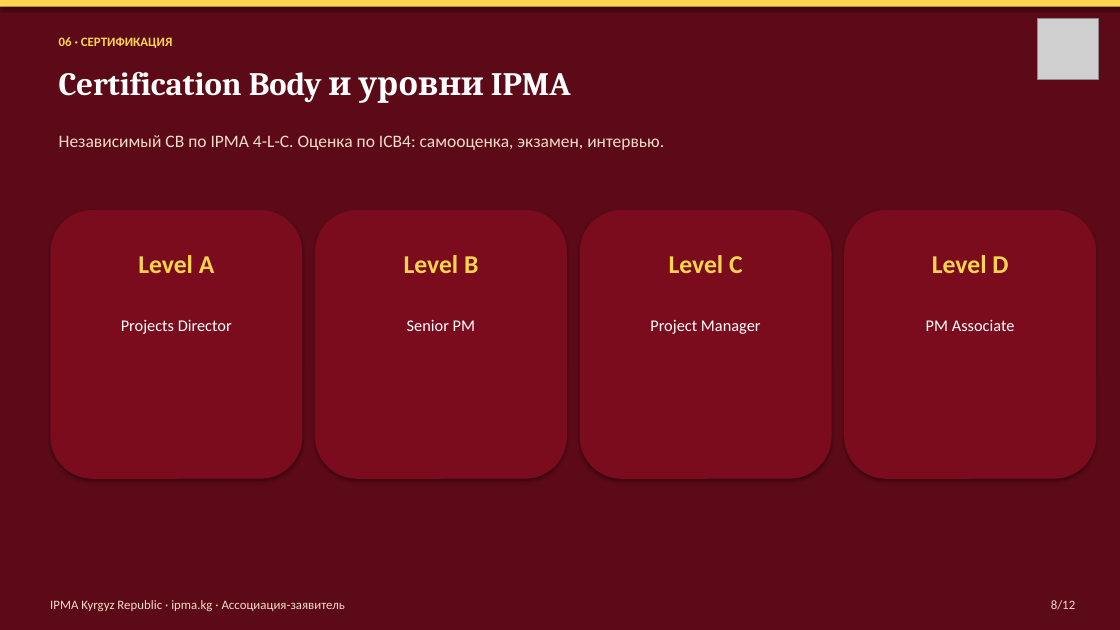
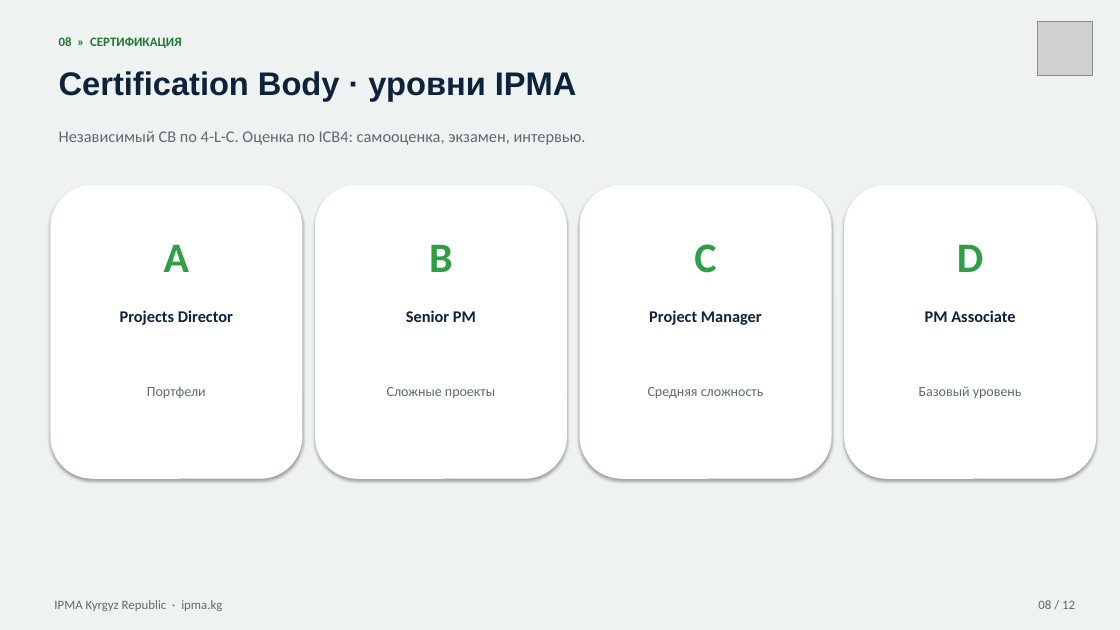
Before and after one commit to umekishev/umekishev, a slide deck: slide 8 of presentations/IPMA_Kyrgyzstan_CoD_Presentation.pptx. Drawn at 1120x630 pixels with LibreOffice and Linux fonts; fonts in the diff are those of the drawing; grey boxes stand for pictures. Boxes give left, top, right and bottom in pixels: in the first picture for what was removed or moved away, otherwise in the second. Text is boxed around its words. In the diff, an @@ line names an element or a change of style, - is before the commit and + after.

```diff
--- a/presentations/IPMA_Kyrgyzstan_CoD_Presentation.pptx
+++ b/presentations/IPMA_Kyrgyzstan_CoD_Presentation.pptx
@@ rectangle at [0, 0, 1120, 630]: fill #5C0A17 to #EEF2F1 @@
@@ rectangle removed at [0, 0, 1120, 7] @@
@@ picture: place and size @@
-picture at [1038, 18, 1098, 79]
+picture at [1038, 21, 1092, 76]
@@ text at [59, 37, 182, 48]: text changed; text colour #FFD54F to #1F7A34 @@
-06 · СЕРТИФИКАЦИЯ
+08 » СЕРТИФИКАЦИЯ
@@ text at [59, 71, 577, 101]: text changed; font Cambria to Arial; text colour #FFFFFF to #0D223B @@
-Certification Body и уровни IPMA
+Certification Body · уровни IPMA
@@ text at [59, 131, 586, 145]: text changed; size 15 to 14 pt; text colour #F3DCC9 to #5C6B72 @@
-Независимый CB по IPMA 4-L-C. Оценка по ICB4: самооценка, экзамен, интервью.
+Независимый CB по 4-L-C. Оценка по ICB4: самооценка, экзамен, интервью.
@@ rounded rectangle: place and size @@
-rounded rectangle at [50, 210, 302, 479]
+rounded rectangle at [50, 185, 302, 479]
@@ rounded rectangle: place and size @@
-rounded rectangle at [315, 210, 567, 479]
+rounded rectangle at [315, 185, 567, 479]
@@ rounded rectangle: place and size @@
-rounded rectangle at [580, 210, 832, 479]
+rounded rectangle at [580, 185, 832, 479]
@@ fill #7A0C1E to #FFFFFF in 4 elements at [315, 185, 567, 479], [50, 185, 302, 479], [580, 185, 832, 479], [844, 185, 1096, 479] @@
@@ rounded rectangle: place and size @@
-rounded rectangle at [844, 210, 1096, 479]
+rounded rectangle at [844, 185, 1096, 479]
@@ text at [164, 244, 189, 272]: text changed; size 22 to 36 pt; text colour #FFD54F to #2F9E44 @@
-Level A
+A
@@ text at [429, 244, 453, 272]: text changed; size 22 to 36 pt; text colour #FFD54F to #2F9E44 @@
-Level B
+B
@@ text at [694, 244, 716, 273]: text changed; size 22 to 36 pt; text colour #FFD54F to #2F9E44 @@
-Level C
+C
@@ text at [957, 244, 983, 272]: text changed; size 22 to 36 pt; text colour #FFD54F to #2F9E44 @@
-Level D
+D
@@ text "Projects Director": place and size @@
-text "Projects Director" at [121, 320, 232, 334]
+text "Projects Director" at [120, 310, 233, 325]
@@ text "Senior PM": place and size @@
-text "Senior PM" at [407, 320, 475, 331]
+text "Senior PM" at [406, 310, 476, 322]
@@ text "Project Manager": place and size @@
-text "Project Manager" at [650, 320, 761, 334]
+text "Project Manager" at [649, 310, 762, 325]
@@ text colour #FFFFFF to #0D223B, bold on in 4 elements at [406, 310, 476, 322], [120, 310, 233, 325], [649, 310, 762, 325], [925, 310, 1015, 322] @@
@@ text "PM Associate": place and size @@
-text "PM Associate" at [926, 320, 1015, 331]
+text "PM Associate" at [925, 310, 1015, 322]
@@ text added at [147, 386, 206, 398], 12 pt, text #5C6B72 @@
+Портфели
@@ text added at [387, 387, 495, 398], 12 pt, text #5C6B72 @@
+Сложные проекты
@@ text added at [648, 387, 764, 398], 12 pt, text #5C6B72 @@
+Средняя сложность
@@ text added at [919, 386, 1022, 399], 12 pt, text #5C6B72 @@
+Базовый уровень
@@ text at [54, 600, 222, 611]: text changed; text colour #F3DCC9 to #5C6B72 @@
-IPMA Kyrgyz Republic · ipma.kg · Ассоциация-заявитель
+IPMA Kyrgyz Republic · ipma.kg
@@ text at [1038, 600, 1075, 609]: text changed; text colour #F3DCC9 to #5C6B72 @@
-8/12
+08 / 12
```
Also in this commit, not shown: 10 other slides changed, 1 slide added, 1 slide removed, 1 other file.
